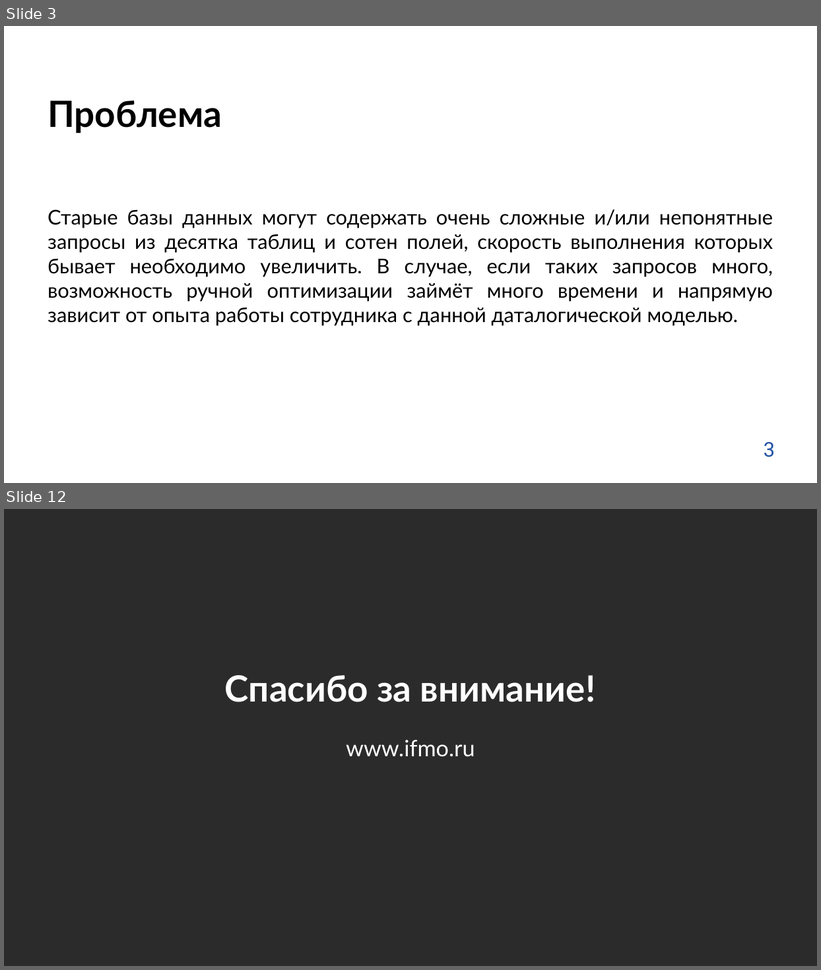
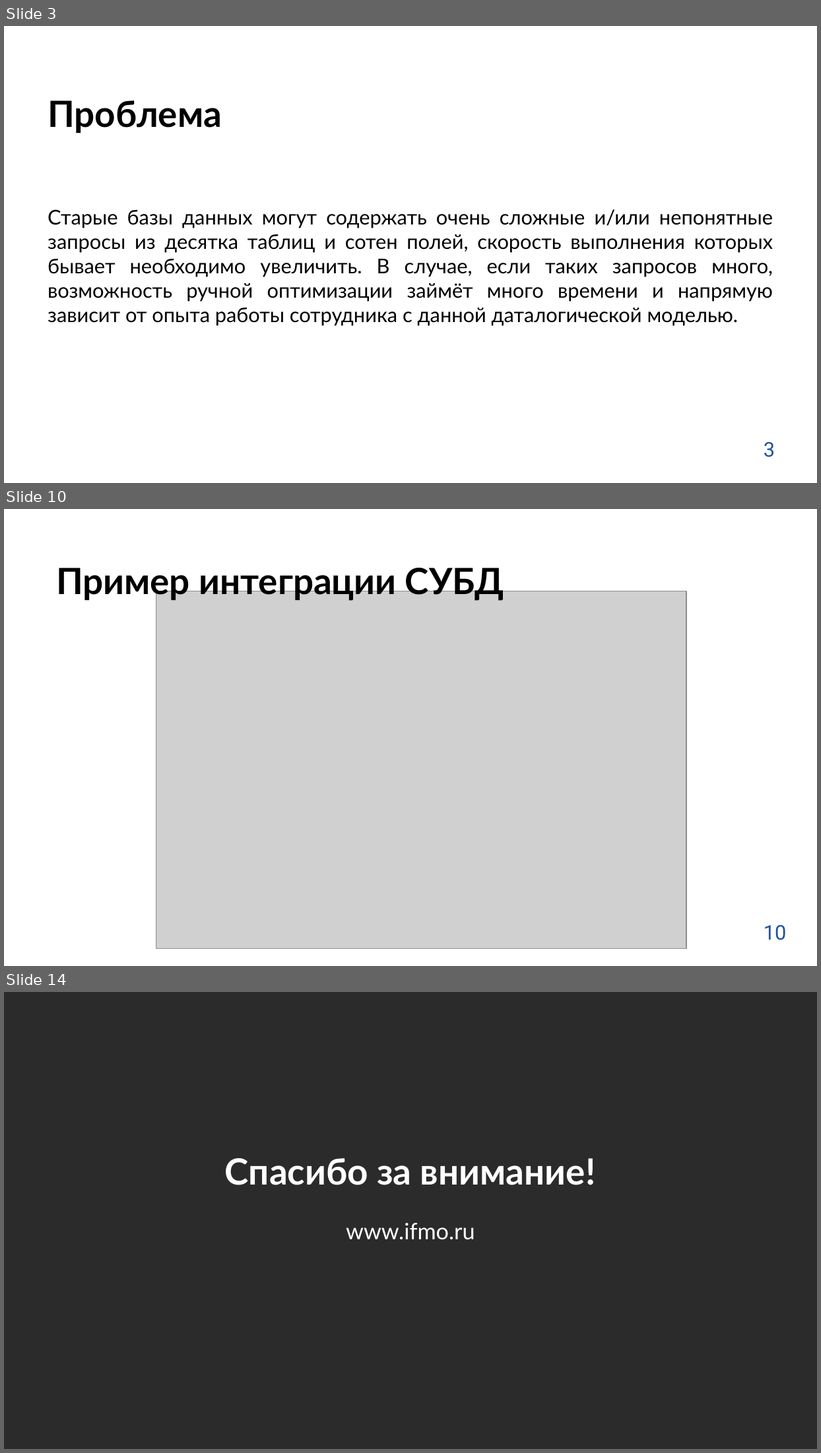
Before and after one commit to testpassword/Diploma-bachelor-degree-2022, a slide deck: docs/предзащита_2.pptx. Shown one above the other, each under a label of ours: slides 3 and 12 before the commit, slides 3, 10 and 14 after it; the slides between them are not shown. The pictures are 821x970 and 821x1453 pixels, drawn with LibreOffice and Linux fonts; fonts in the diff are those of the drawing; grey boxes stand for pictures; background and template pictures are left out; a plain dark background stands for a picture behind light text. Boxes give left, top, right and bottom in pixels: in the first picture for what was removed or moved away, otherwise in the second. Text is boxed around its words. In the diff, an @@ line names an element or a change of style, - is before the commit and + after.

```diff
--- a/docs/предзащита_2.pptx
+++ b/docs/предзащита_2.pptx
@@ slide 10 added at bbox=[4, 509, 817, 966], background picture (left out) @@
@@ title added at bbox=[56, 562, 504, 601], 32 pt, text #000000, bold @@
+Пример интеграции СУБД
@@ picture added at bbox=[156, 591, 686, 949] @@
@@ text added at bbox=[764, 925, 787, 941], 18 pt, text #2151A4 @@
+10
@@ what was slide 12 is now slide 14 @@
```
Also in this commit, not shown: 7 slides changed, 2 other slides added, 1 slide removed, 24 other files.
